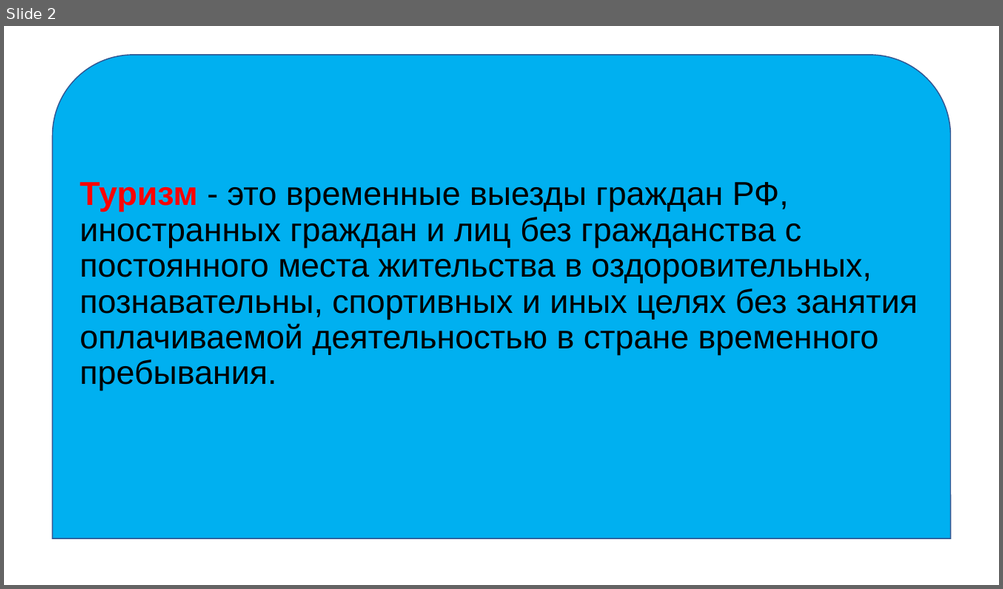
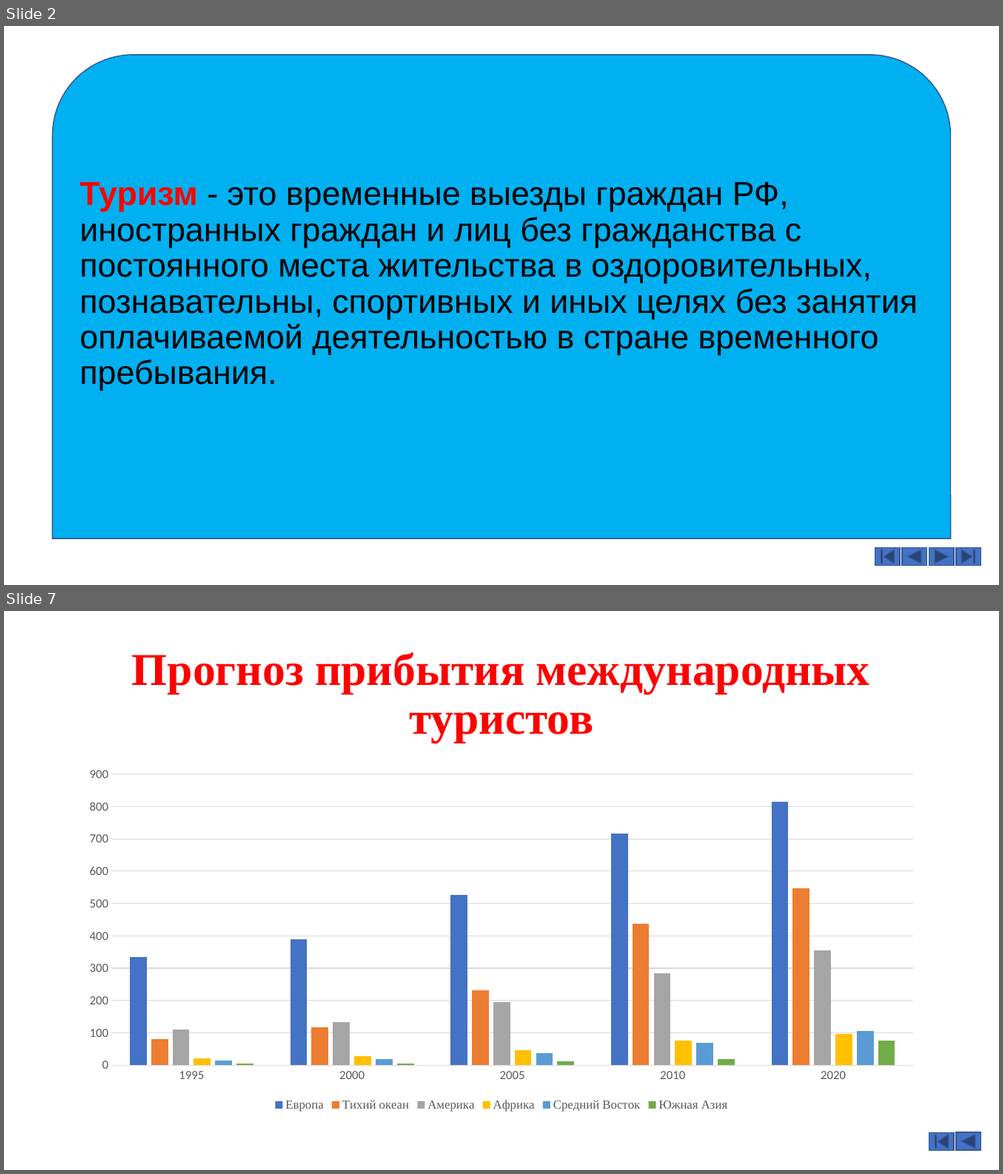
Before and after one commit to Denis-buh/Lesson_repo, a slide deck: Лабораторные работы/№ 6/№6.pptx. Shown one above the other, each under a label of ours: slide 2 before the commit, slides 2 and 7 after it; the slides between them are not shown. The pictures are 1003x589 and 1003x1174 pixels, drawn with LibreOffice and Linux fonts; fonts in the diff are those of the drawing; background and template pictures are left out. Boxes give left, top, right and bottom in pixels: in the first picture for what was removed or moved away, otherwise in the second. Text is boxed around its words. In the diff, an @@ line names an element or a change of style, - is before the commit and + after.

```diff
--- a/Лабораторные работы/№ 6/№6.pptx
+++ b/Лабораторные работы/№ 6/№6.pptx
@@ slide 7 added at (4,611,999,1170), background picture (left out) @@
@@ title added at (132,652,870,743), 44 pt, text #FF0000, bold @@
+Прогноз прибытия международных туристов
@@ column chart added at (73,760,930,1116) @@
+categories: 1995, 2000, 2005, 2010, 2020
+Европа: 340, 390, 530, 720, 810
+Тихий океан: 80, 120, 230, 440, 550
+Америка: 110, 130, 200, 280, 360
+Африка: 20, 30, 50, 80, 100
+Средний Восток: 10, 20, 40, 70, 100
+Южная Азия: 0, 10, 10, 20, 80
@@ action button beginning added at (929,1133,954,1151), fill #4472C4, outline #325491 1 pt @@
@@ action button back previous added at (956,1133,981,1151), fill #4472C4, outline #325491 1 pt @@
@@ slide 2 changed as well @@
@@ action button beginning added at (875,548,899,566), fill #4472C4, outline #325491 1 pt @@
@@ action button back previous added at (902,548,926,566), fill #4472C4, outline #325491 1 pt @@
@@ action button forward next added at (929,548,954,566), fill #4472C4, outline #325491 1 pt @@
@@ action button end added at (956,548,981,566), fill #4472C4, outline #325491 1 pt @@
```
Also in this commit, not shown: 2 other slides changed, 3 other slides added, 4 slides removed.
